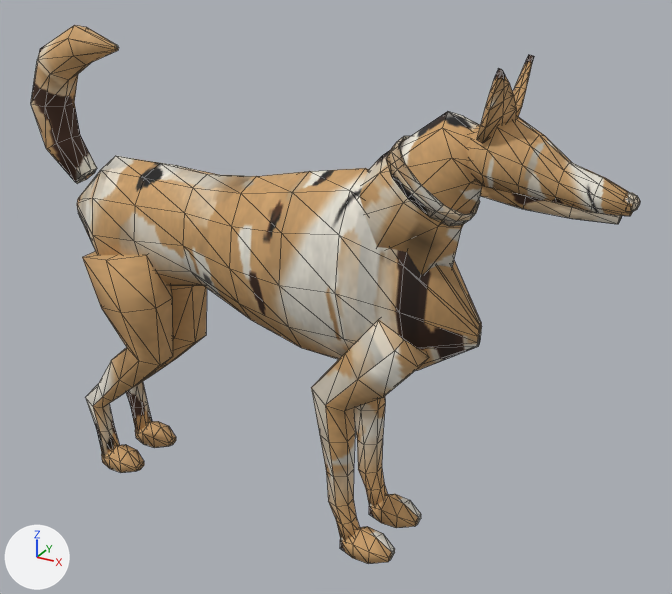
The glTF model assets_src/canids/dog_alert_lod1.glb: old version first, new version second.
One viewpoint serves both versions: a camera (50 mm lens) standing at (0.69, -1.018, 0.882) and looking at (0.114, 0.029, 0.358). The lights are fixed; the arrows at lower left show +X, +Y and +Z. The first picture is the older version. Mesh edges are drawn as thin lines. Where no turn or scale is listed for an object, it has been applied to the vertices. Vertices at exactly the same position are counted once.

The first picture shows 'dog_alert_lod1_mesh'.
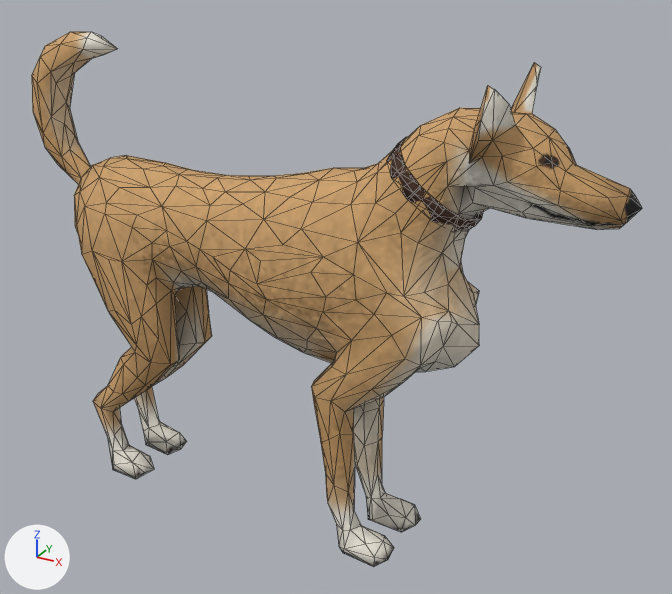
What differs and where, as boxes (x1, y1, x2, y2) in the pictures (672 x 594 px):
'dog_alert_lod1_mesh', reshaped
    before: (31, 25, 640, 564)
    after: (32, 32, 642, 567)
part 1 of me_dog_alert_lod1_mesh, rebuilt (50% wider, 149% taller)
    before: (77, 156, 482, 370)
    after: (32, 32, 642, 567)
part 2 of me_dog_alert_lod1_mesh, rebuilt
    before: (386, 136, 480, 226)
    after: (386, 137, 484, 231)
part 3 of me_dog_alert_lod1_mesh, deleted (brown)
    before: (31, 25, 640, 564)

The change in detail:
me_dog_alert_lod1_mesh is used by ob_dog_alert_lod1_mesh; location (0.0, 0.0, 0.0).
me_dog_alert_lod1_mesh had 742 vertices, 1420 faces and spanned x -0.387..0.51, y -0.083..0.083, z 0.0..0.706.
me_dog_alert_lod1_mesh now has 712 vertices, 1420 faces and spans x -0.383..0.514, y -0.09..0.087, z 0.0..0.697.
me_dog_alert_lod1_mesh part 1: the loose piece of 110 vertices spanning x -0.322..0.337, y -0.081..0.081, z 0.277..0.559 is rebuilt with 652 vertices and now spans x -0.383..0.514, y -0.09..0.087, z 0.0..0.697.
me_dog_alert_lod1_mesh part 2: the loose piece of 60 vertices spanning x 0.207..0.323, y -0.055..0.055, z 0.506..0.606 is rebuilt with 60 vertices and now spans x 0.21..0.33, y -0.058..0.058, z 0.499..0.604.
me_dog_alert_lod1_mesh part 3: 15 loose pieces with 572 vertices, spanning x -0.387..0.51, y -0.083..0.083, z 0.0..0.706, are deleted.
